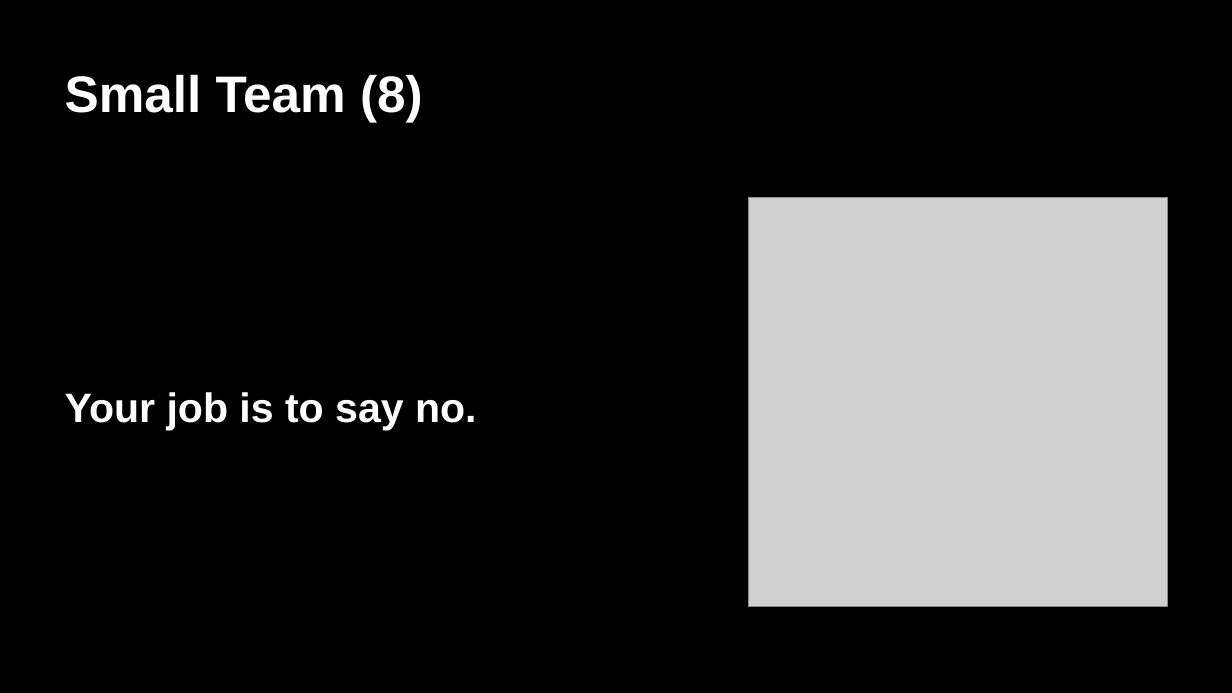
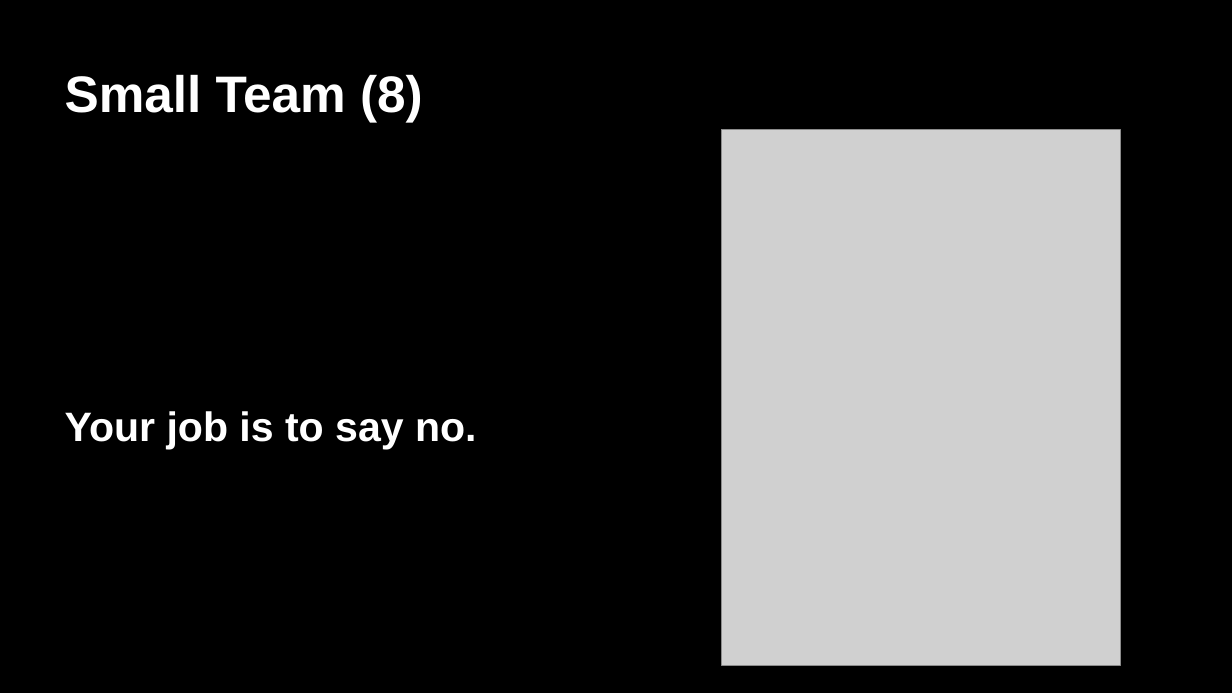
Before and after one commit to ivonnyssen/2026-0111, a slide deck: slide 12 of talk.pptx. Drawn at 1232x693 pixels with LibreOffice and Linux fonts; fonts in the diff are those of the drawing; grey boxes stand for pictures. Boxes give left, top, right and bottom in pixels: in the first picture for what was removed or moved away, otherwise in the second. Text is boxed around its words. In the diff, an @@ line names an element or a change of style, - is before the commit and + after.

```diff
--- a/talk.pptx
+++ b/talk.pptx
@@ picture resized from (x1=749, y1=198, x2=1167, y2=606) to (x1=722, y1=129, x2=1120, y2=665) @@
@@ text "Your job is to say ..." moved from (x1=65, y1=392, x2=477, y2=431) to (x1=65, y1=411, x2=477, y2=449) @@
```
Also in this commit, not shown: 10 other slides changed, 1 slide added, 1 slide removed, 35 other files.
